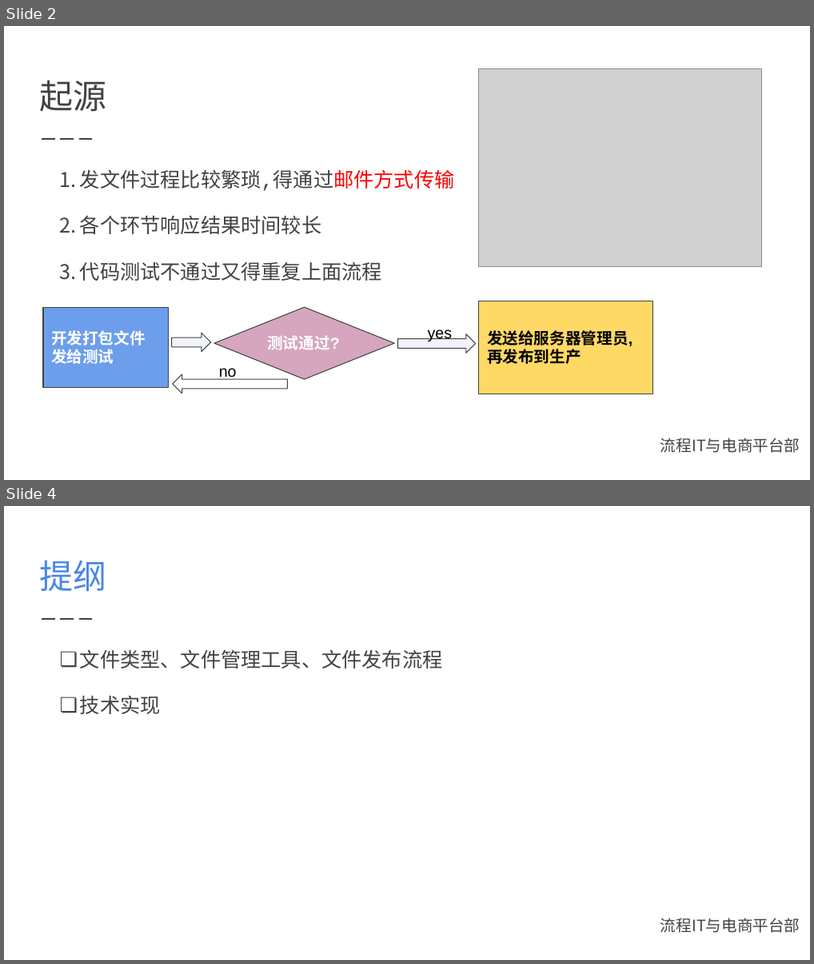
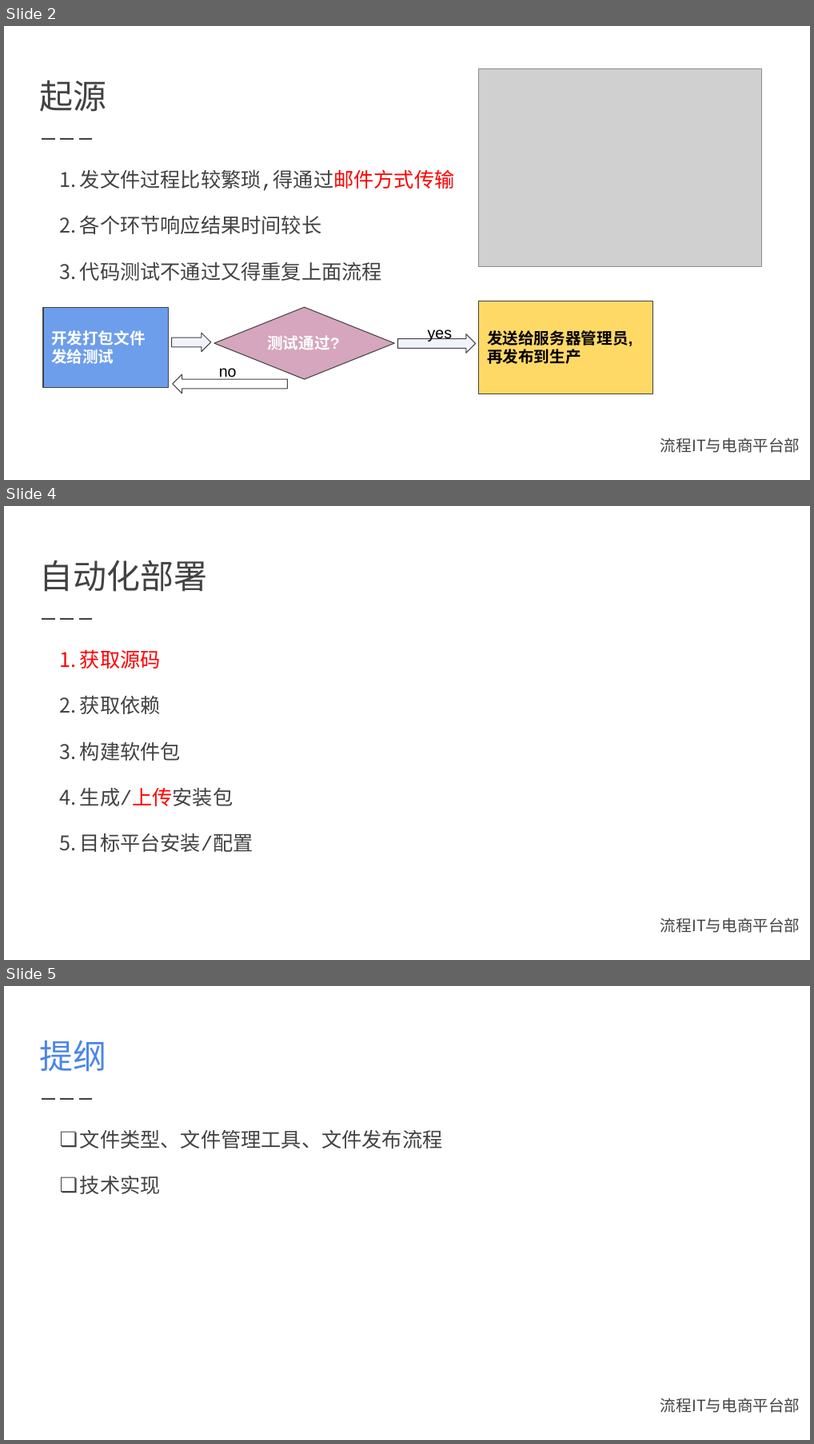
Before and after one commit to shekobe/test, a slide deck: 文件发布管理.pptx. Shown one above the other, each under a label of ours: slides 2 and 4 before the commit, slides 2, 4 and 5 after it; the slides between them are not shown. The pictures are 814x964 and 814x1444 pixels, drawn with LibreOffice and Linux fonts; fonts in the diff are those of the drawing; grey boxes stand for pictures; background and template pictures are left out. Boxes give left, top, right and bottom in pixels: in the first picture for what was removed or moved away, otherwise in the second. Text is boxed around its words. In the diff, an @@ line names an element or a change of style, - is before the commit and + after.

```diff
--- a/文件发布管理.pptx
+++ b/文件发布管理.pptx
@@ slide 4 added at bbox=[4, 506, 810, 960], background #FFFFFF; not listed: 2 template elements that a slide beside it also shows @@
@@ title added at bbox=[39, 560, 207, 592], 30 pt, text #424242 @@
+自动化部署
@@ text added at bbox=[80, 649, 254, 852], 18 pt, text #424242 @@
+1. 获取源码
+2. 获取依赖
+3. 构建软件包
+4. 生成/上传安装包
+5. 目标平台安装/配置
@@ what was slide 4 is now slide 5 @@
```
Also in this commit, not shown: 1 slide changed, 1 other file.
